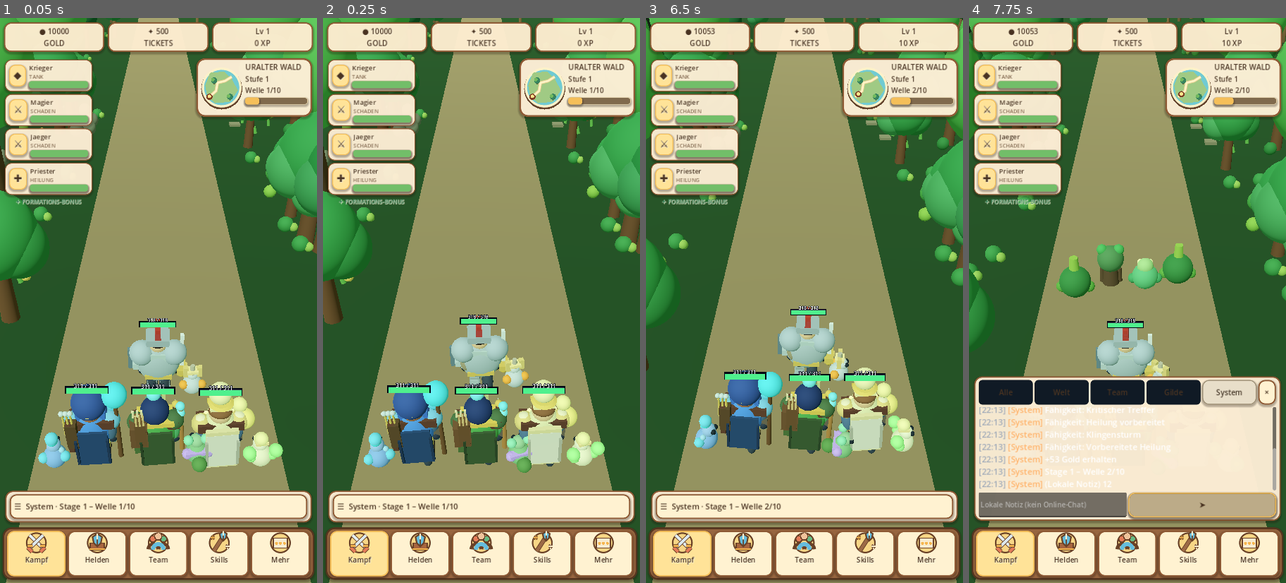
Above: before the commit, frames 1-4 (left to right).
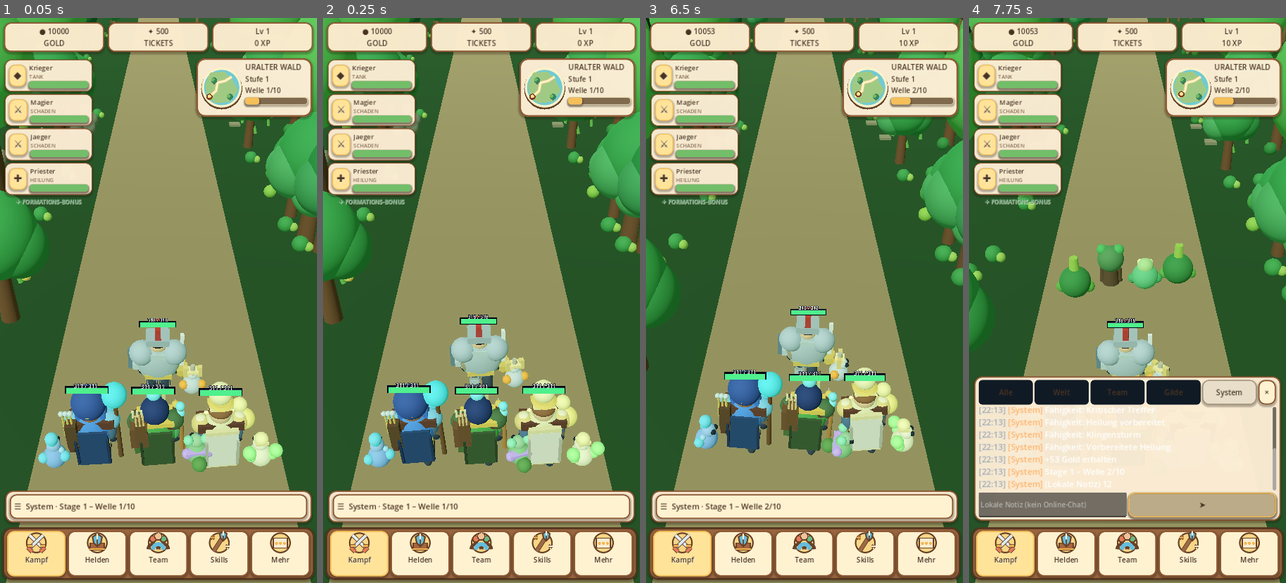
Above: after the commit, the same moments.

Repository: xynewageyx/TitanLegend
Game: Godot game, scene res://scenes/main.tscn
Two runs of this game, one before a commit and one after it. Both use one fixed random seed, a clock stepped at 60 frames per second and the inputs below.
Inputs (mouse positions are in pixels of both pictures, inside the frame that each line leads up to):
- Up to frame 1 (0.05 s): no input
- Up to frame 2 (0.25 s): no input
- Up to frame 3 (6.5 s): click "☰ System · Stage 1 – Welle 1/…" at 0.5 s; click (728, 503) at 1.27 s; type "12" at 1.35 s; click "Welt" at 2 s; click "Alle" at 2.75 s; click "Team" at 3.5 s; click "Gilde" at 4.25 s; click "System" at 5 s; click "×" at 5.75 s
- Up to frame 4 (7.75 s): click "☰ System · Stage 1 – Welle 2/…" at 6.5 s; click "➤" at 7.25 s

The runs differ from the first frame. In frame 1, less than 0.1% of the frame differs, in the area x 34-78%, y 64-75%; in frame 2, less than 0.1%, in the area x 32-79%, y 61-80%; in frame 3, less than 0.1%; in frame 4, nothing differs.

Commit message:
Differentiate heavy, agile and caster hero walking animations

Diff:
--- a/scripts/hero_combat_motion.gd
+++ b/scripts/hero_combat_motion.gd
@@ -171,15 +171,20 @@
   speed = 6.0
  elif class_id in [4, 5, 10]:
   speed = 10.0
+ # Tanks march with shorter, heavier steps; agile heroes run wider.
+ # Support casters use restrained arm swings to keep spell poses readable.
+ var leg_swing: float = 0.40 if class_id in [0, 1] else (0.58 if class_id in [4, 5, 10] else 0.46)
+ var arm_swing: float = 0.17 if class_id in [3, 6, 7, 8, 9] else (0.31 if class_id in [4, 5, 10] else 0.24)
+ var foot_height: float = 0.05 if class_id in [0, 1] else (0.09 if class_id in [4, 5, 10] else 0.07)
  var step: float = sin(elapsed * speed)
  # Foot lift follows the planted leg, reducing the sliding impression.
- left_leg.rotation.x = step * 0.48 * step_strength
- right_leg.rotation.x = -step * 0.48 * step_strength
- left_arm.rotation.x = -step * 0.25 * step_strength
- right_arm.rotation.x = step * 0.25 * step_strength
- var foot_lift: float = maxf(0.0, step) * 0.07 * step_strength
+ left_leg.rotation.x = step * leg_swing * step_strength
+ right_leg.rotation.x = -step * leg_swing * step_strength
+ left_arm.rotation.x = -step * arm_swing * step_strength
+ right_arm.rotation.x = step * arm_swing * step_strength
+ var foot_lift: float = maxf(0.0, step) * foot_height * step_strength
  left_leg.position.y = 0.60 + foot_lift
- right_leg.position.y = 0.60 + maxf(0.0, -step) * 0.07 * step_strength
+ right_leg.position.y = 0.60 + maxf(0.0, -step) * foot_height * step_strength
  if attack_remaining > 0.0:
   var progress: float = clampf(1.0 - attack_remaining / attack_duration, 0.0, 1.0)
   # Short anticipation, fast strike and eased follow-through.
